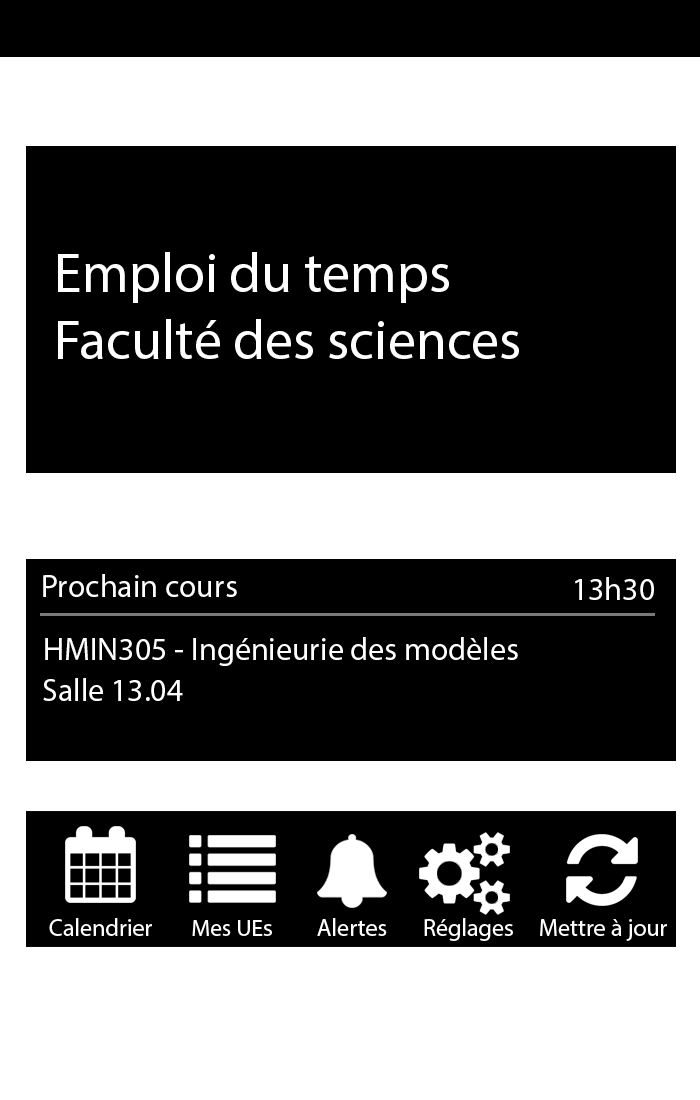
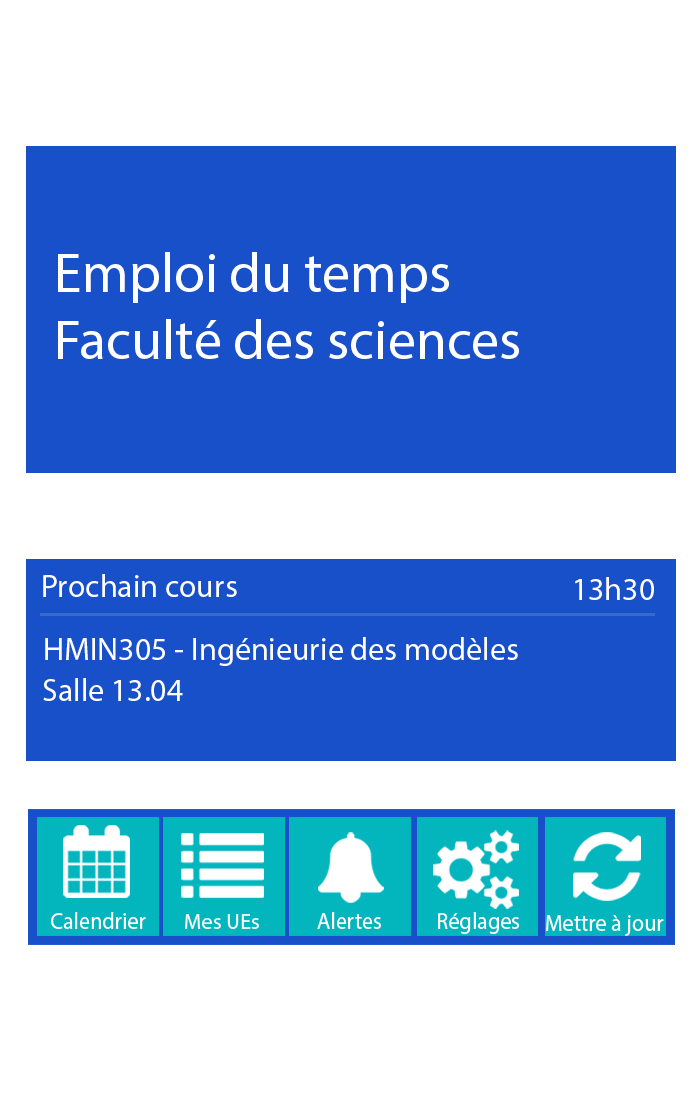
Before/after of a 700px x 1100px layered artwork. What changed in the layer stack:
painted on "Alertes" over [317, 912, 387, 936]
painted on "Réglages" over [424, 912, 520, 941]
painted on "Mettre à jour" over [540, 915, 667, 941]
painted on "Mes UEs" over [185, 914, 272, 936]
painted on "Calendrier" over [49, 912, 152, 936]
painted on "mes cours" over [181, 833, 276, 903]
painted on "calendar" over [63, 825, 136, 903]
painted on "settings" over [419, 830, 519, 915]
painted on "alerts" over [317, 832, 387, 908]
painted on "update" over [566, 832, 641, 906]
added group "Boutons" with 5 layers in group "Menu" over [37, 817, 666, 936]
added layer "Rectangle 4 copie 4" in group "Boutons" over [545, 817, 666, 936]
added layer "Rectangle 4 copie 3" in group "Boutons" over [417, 817, 538, 936]
added layer "Rectangle 4 copie 2" in group "Boutons" over [289, 817, 411, 936]
added layer "Rectangle 4 copie" in group "Boutons" over [163, 817, 285, 936]
added layer "Rectangle 4" in group "Boutons" over [37, 817, 159, 936]
painted on "Rectangle 2 copie" over [26, 809, 676, 947]
hid "Rectangle 1" over [0, 0, 700, 57]
